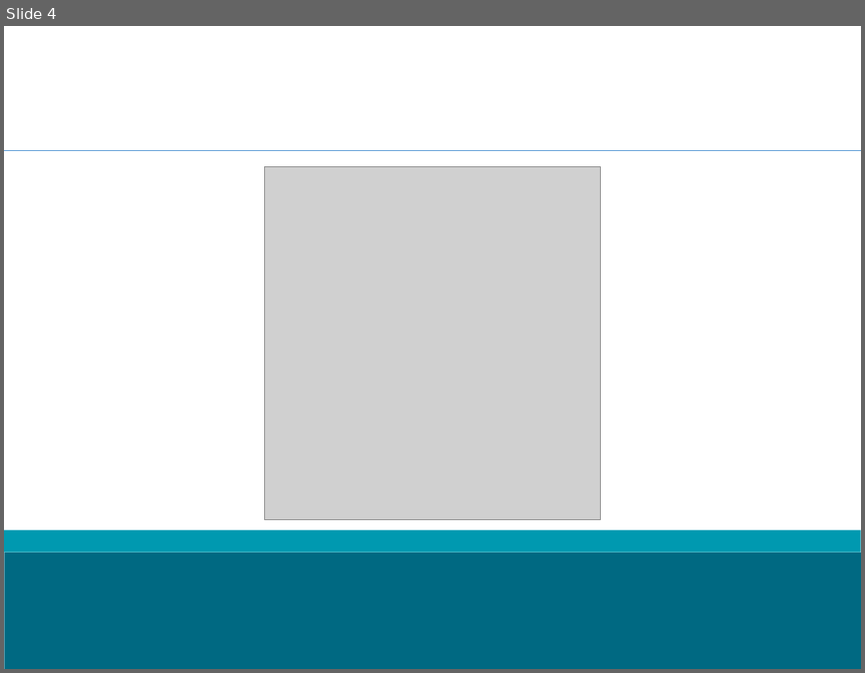
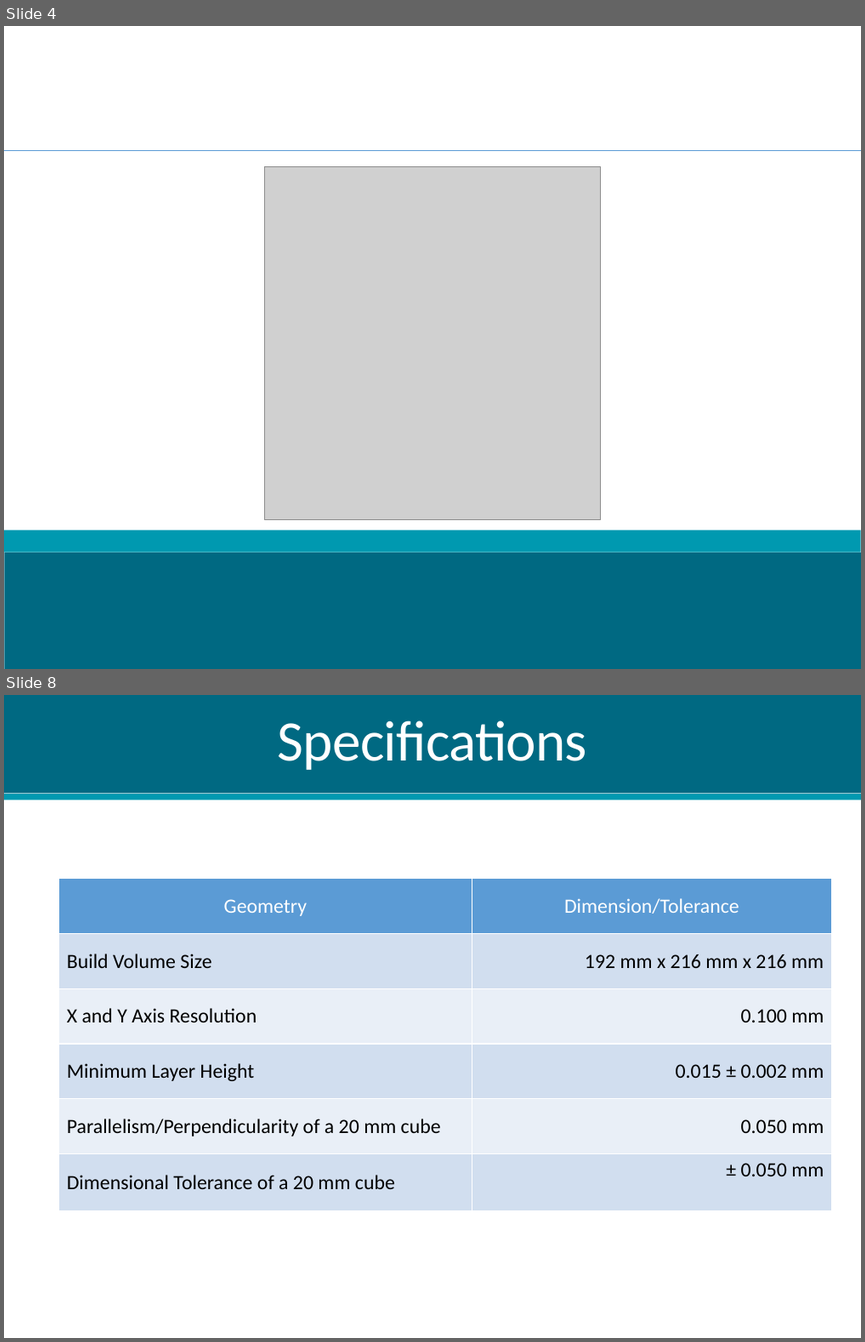
Before and after one commit to dan-olsen/SeniorDesign, a slide deck: Poster/ProjectPAMPoster.pptx. Shown one above the other, each under a label of ours: slide 4 before the commit, slides 4 and 8 after it; the slides between them are not shown. The pictures are 865x673 and 865x1342 pixels, drawn with LibreOffice and Linux fonts; fonts in the diff are those of the drawing; grey boxes stand for pictures. Boxes give left, top, right and bottom in pixels: in the first picture for what was removed or moved away, otherwise in the second. Text is boxed around its words. In the diff, an @@ line names an element or a change of style, - is before the commit and + after.

Commit message:
Added to Poster

```diff
--- a/Poster/ProjectPAMPoster.pptx
+++ b/Poster/ProjectPAMPoster.pptx
@@ slide 8 added at <box>4,695,861,1338</box>, background #FFFFFF @@
@@ rectangle added at <box>4,695,861,794</box>, fill #006982 @@
@@ title added at <box>278,721,587,770</box>, 48 pt, text #FFFFFF @@
+Specifications
@@ rectangle added at <box>4,794,861,800</box>, fill #0099B0 @@
@@ table added at <box>59,879,832,1210</box>, 6 rows, 2 columns @@
+Geometry | Dimension/Tolerance
+Build Volume Size | 192 mm x 216 mm x 216 mm
+X and Y Axis Resolution | 0.100 mm
+Minimum Layer Height | 0.015 ± 0.002 mm
+Parallelism/Perpendicularity of a 20 mm cube | 0.050 mm
+Dimensional Tolerance of a 20 mm cube | ± 0.050 mm
```
Also in this commit, not shown: 10 other slides added.
